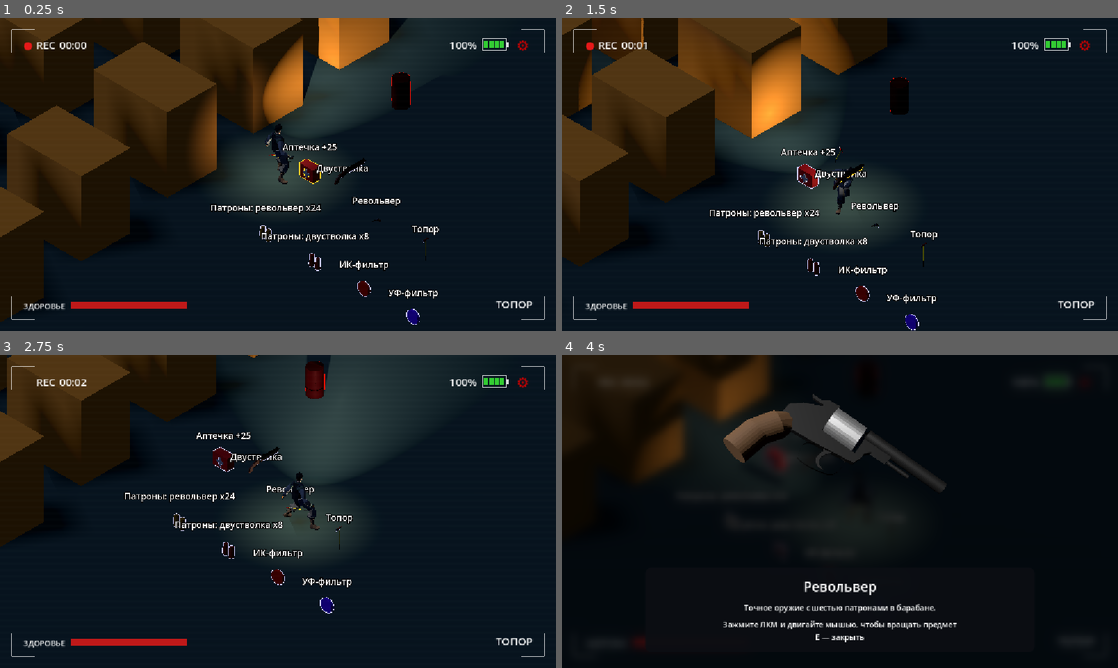
Above: before the commit, frames 1-4 (two rows, left to right).
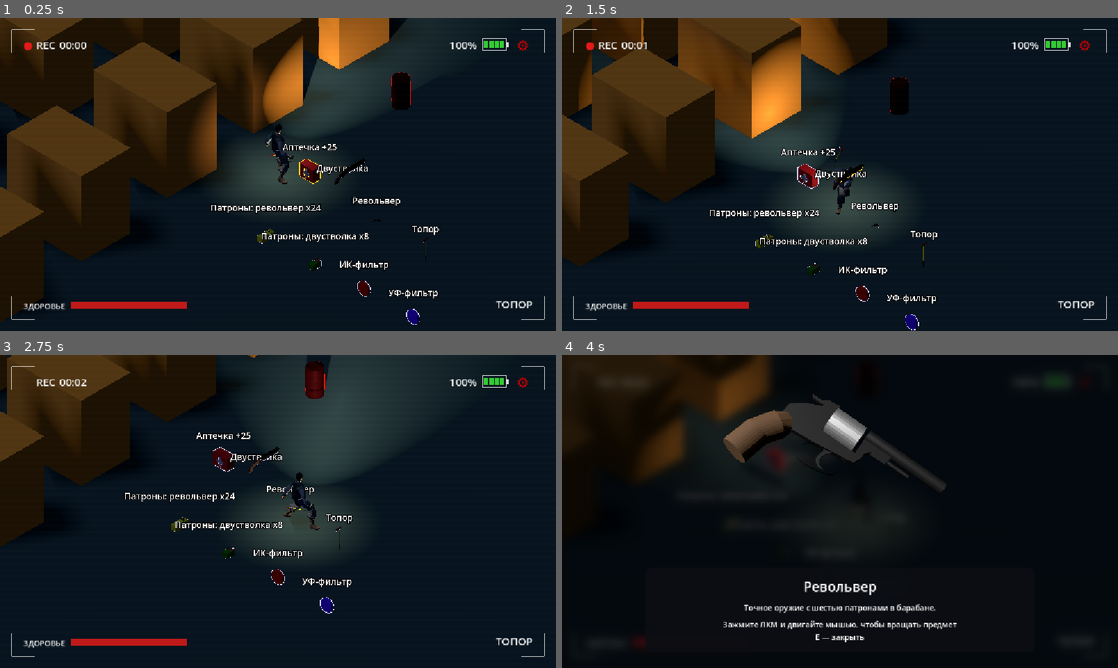
Above: after the commit, the same moments.

Repository: AnckerStudios/the-camera-game
Game: Godot game, scene res://scene/artem/misha_v4_doma.tscn
Two runs of this game, one before a commit and one after it. Both use one fixed random seed, a clock stepped at 60 frames per second and the inputs below. This scene is started directly instead of the project's main scene. Sound files missing from this copy of the repository are replaced by a short silence.
Inputs (mouse positions are in pixels of both pictures, inside the frame that each line leads up to):
- Up to frame 1 (0.25 s): no input
- Up to frame 2 (1.5 s): move the mouse to (962, 158) at 0.52 s; hold D (move_right) 0.53-1.28 s; hold Right mouse button (alt_fire) 0.53-1.28 s; tap Space (jump) at 0.77 s; move the mouse to (728, 190) at 1.27 s; hold S (move_backward) from 1.28 s (still down); tap Shift (dash) at 1.35 s
- Up to frame 3 (2.75 s): tap Space (jump) at 1.52 s; move the mouse to (333, 442) at 2.02 s; release S (move_backward) at 2.03 s; press the mouse at (333, 442) at 2.03 s; hold D (move_right) from 2.03 s (still down)
- Up to frame 4 (4 s): move the mouse to (812, 574) at 2.77 s; release D (move_right) at 2.78 s; release the mouse at (812, 574) at 2.78 s; hold W (move_forward) 2.78-3.5 s; tap E (interaction) at 2.85 s; tap Space (jump) at 3.02 s; click "⚙️" at 3.5 s

The runs differ from the first frame. In frame 1, 0.2% of the frame differs, in the area x 46-58%, y 66-81%; in frame 2, 0.2%; in frame 3, 0.2%; in frame 4, less than 0.1%.

Commit message:
add ammo models and import them

Diff:
--- a/gamelogic/environment/items/models/revolver_ammo.tscn
+++ b/gamelogic/environment/items/models/revolver_ammo.tscn
@@ -1,18 +1,8 @@
-[gd_scene load_steps=3 format=3]
-[sub_resource type="CylinderMesh" id="Shell"]
-top_radius = 0.06
-bottom_radius = 0.08
-height = 0.35
-[sub_resource type="StandardMaterial3D" id="Material"]
-albedo_color = Color(0.8, 0.58, 0.18, 1)
-metallic = 0.6
-roughness = 0.35
-[node name="Ammo" type="Node3D"]
-[node name="Shell1" type="MeshInstance3D" parent="."]
-position = Vector3(-0.12, 0.19, 0)
-mesh = SubResource("Shell")
-material_override = SubResource("Material")
-[node name="Shell2" type="MeshInstance3D" parent="."]
-position = Vector3(0.12, 0.19, 0)
-mesh = SubResource("Shell")
-material_override = SubResource("Material")
+[gd_scene format=3]
+
+[ext_resource type="PackedScene" uid="uid://ddisa1ao157h8" path="res://resources/model/weapons/bullet_rev.glb" id="1"]
+
+[node name="ItemModel" type="Node3D"]
+
+[node name="Model" parent="." instance=ExtResource("1")]
+transform = Transform3D(0.25, 0, 0, 0, 0.25, 0, 0, 0, 0.25, -0.0528, -0.1051, -0.4245)
--- a/gamelogic/environment/items/models/shotgun_ammo.tscn
+++ b/gamelogic/environment/items/models/shotgun_ammo.tscn
@@ -1,23 +1,8 @@
 [gd_scene format=3 uid="uid://britfeef6c7oe"]
 
-[sub_resource type="StandardMaterial3D" id="Material"]
-albedo_color = Color(0.75, 0.12, 0.06, 1)
-metallic = 0.6
-roughness = 0.35
+[ext_resource type="PackedScene" uid="uid://itwk36mmn8b0" path="res://resources/model/weapons/bullet_shootgun.glb" id="1"]
 
-[sub_resource type="CylinderMesh" id="Shell"]
-top_radius = 0.06
-bottom_radius = 0.08
-height = 0.35
+[node name="ItemModel" type="Node3D" unique_id=501261417]
 
-[node name="Ammo" type="Node3D" unique_id=501261417]
-
-[node name="Shell1" type="MeshInstance3D" parent="." unique_id=1830190914]
-transform = Transform3D(1, 0, 0, 0, 1, 0, 0, 0, 1, -0.12, 0.19, 0)
-material_override = SubResource("Material")
-mesh = SubResource("Shell")
-
-[node name="Shell2" type="MeshInstance3D" parent="." unique_id=1069520099]
-transform = Transform3D(1, 0, 0, 0, 1, 0, 0, 0, 1, 0.12, 0.19, 0)
-material_override = SubResource("Material")
-mesh = SubResource("Shell")
+[node name="Model" parent="." unique_id=1830190914 instance=ExtResource("1")]
+transform = Transform3D(0.25, 0, 0, 0, 0.25, 0, 0, 0, 0.25, -0.0528, -0.1051, -0.3393)
Binary file added: resources/model/weapons/bullet_rev.glb
Not shown, added: resources/model/weapons/bullet_rev.glb.import
Binary file added: resources/model/weapons/bullet_shootgun.glb
Not shown, added: resources/model/weapons/bullet_shootgun.glb.import
